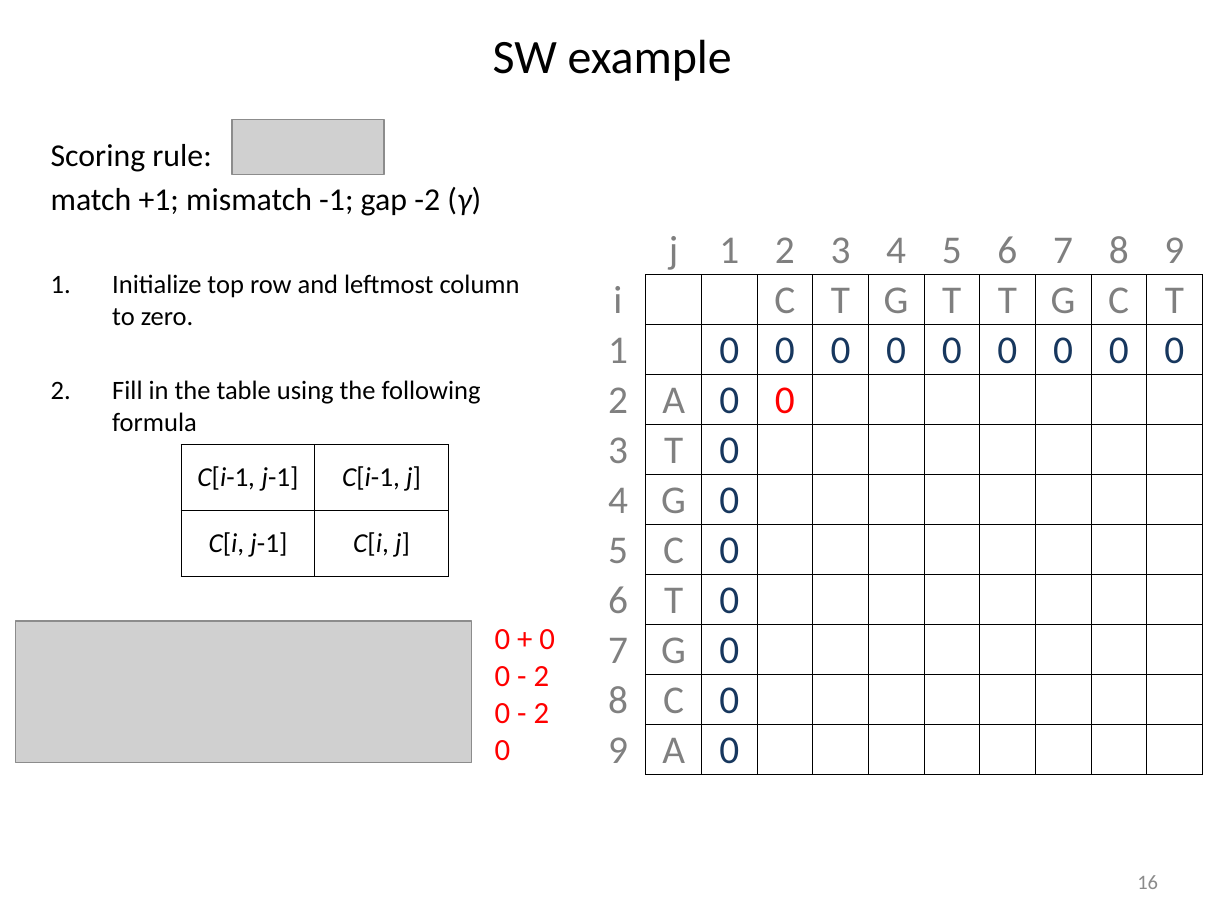
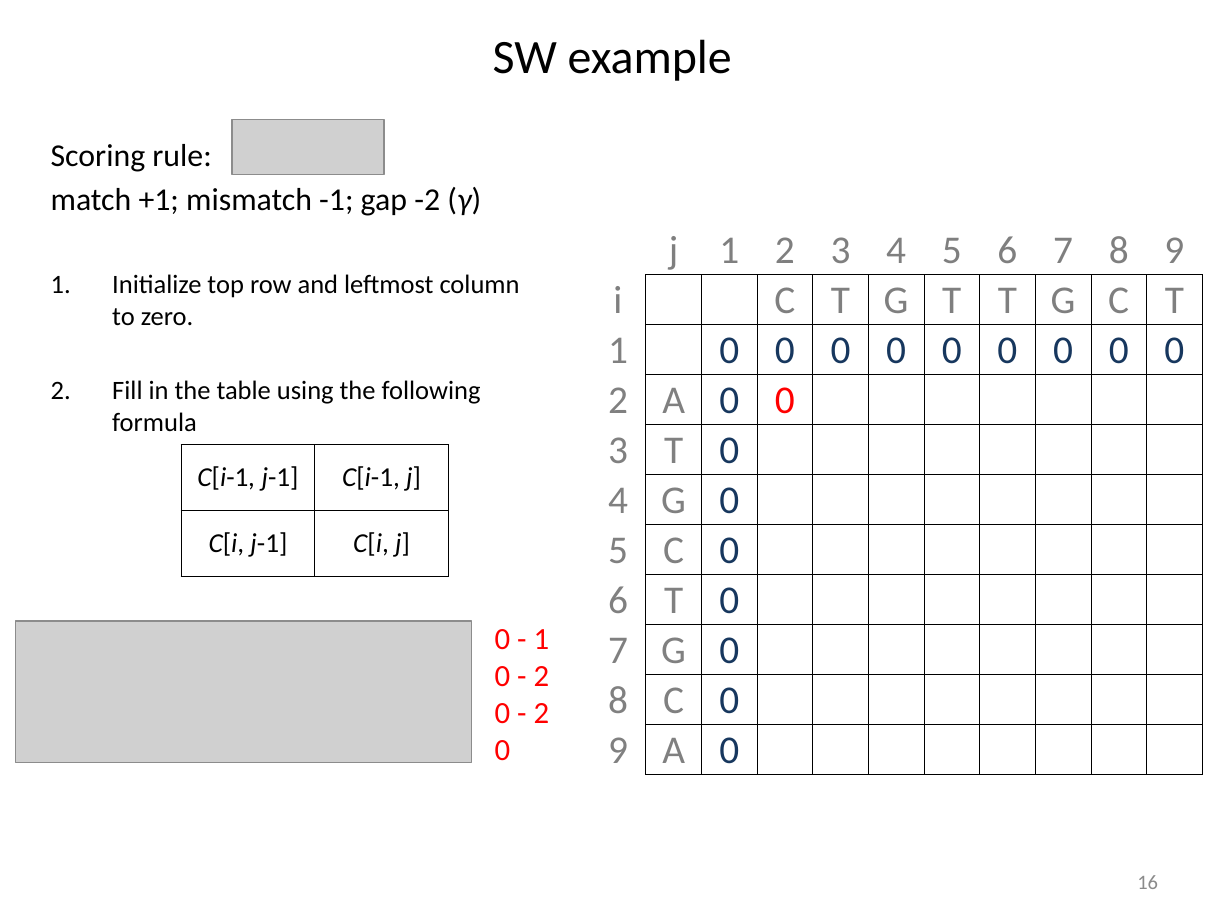
Before and after one commit to ravinpoudel/PLPTH813Bioinformatics, a slide deck: slide 16 of lectures/lecture07_alignment_I.pptx. Drawn at 1232x924 pixels with LibreOffice and Linux fonts; fonts in the diff are those of the drawing; grey boxes stand for pictures. Boxes give left, top, right and bottom in pixels: in the first picture for what was removed or moved away, otherwise in the second. Text is boxed around its words. In the diff, an @@ line names an element or a change of style, - is before the commit and + after.

```diff
--- a/lectures/lecture07_alignment_I.pptx
+++ b/lectures/lecture07_alignment_I.pptx
@@ text at (495, 629, 550, 650): text changed @@
-0 + 0
+0 - 1
```
Also in this commit, not shown: 3 other slides changed.
